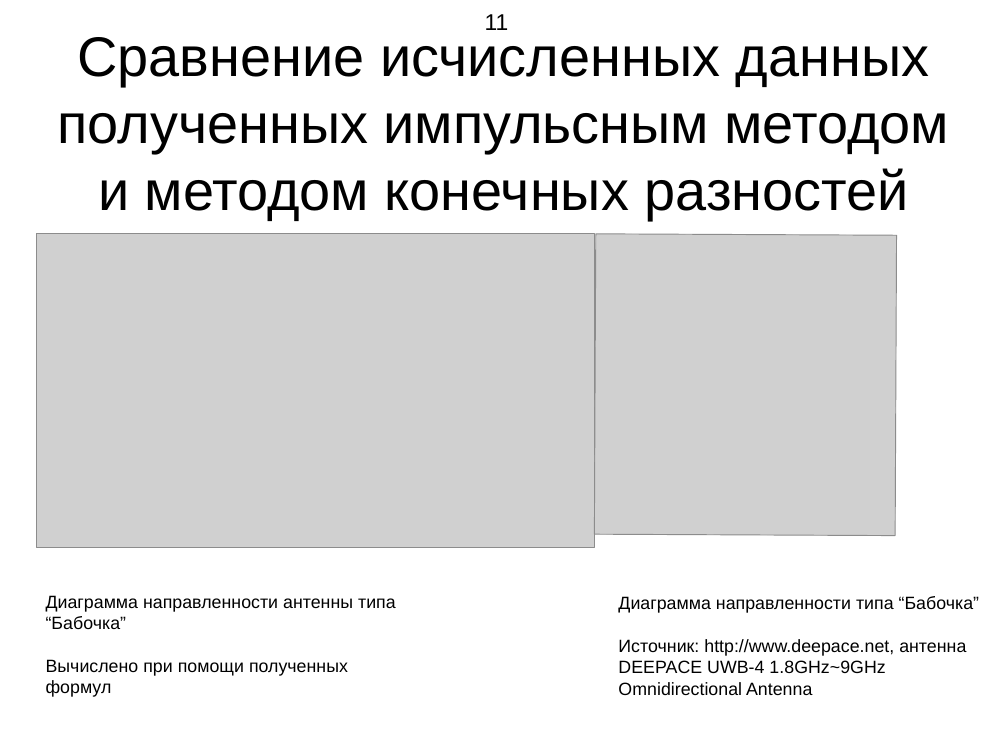
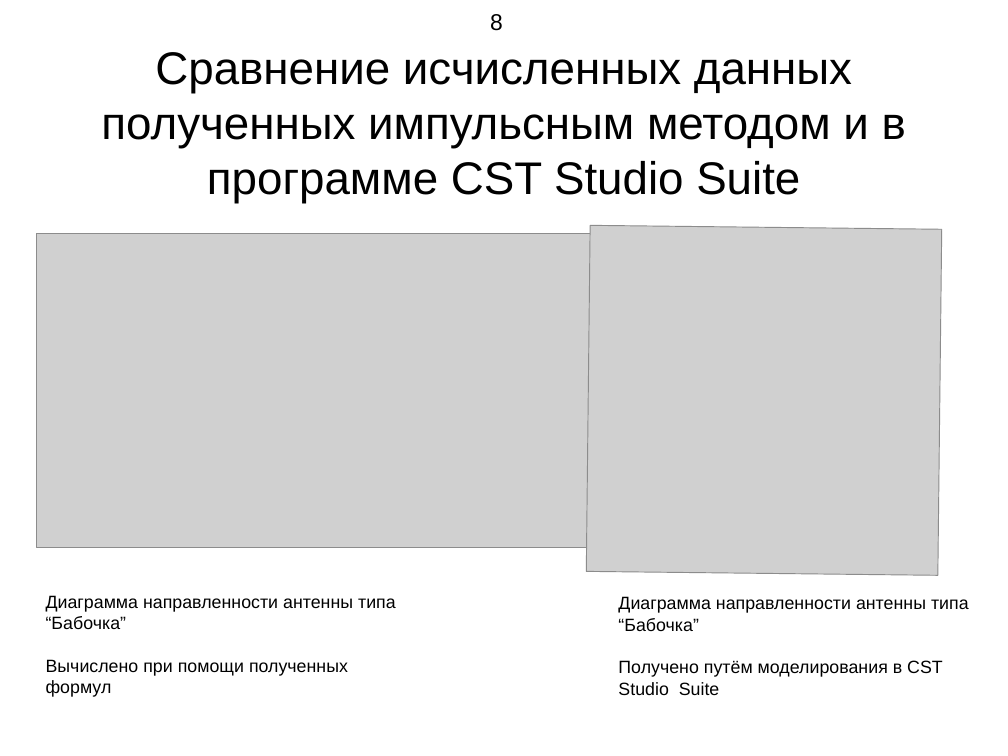
Before and after one commit to demanxd/Disser, a slide deck: slide 8 of Presentaition.odp (slide 11 before the commit). Drawn at 1008x756 pixels with LibreOffice and Linux fonts; fonts in the diff are those of the drawing; grey boxes stand for pictures. Boxes give left, top, right and bottom in pixels: in the first picture for what was removed or moved away, otherwise in the second. Text is boxed around its words. In the diff, an @@ line names an element or a change of style, - is before the commit and + after.

```diff
--- a/Presentaition.odp
+++ b/Presentaition.odp
@@ page number at bbox=[490, 14, 503, 31]: text changed @@
-11
+8
@@ title at bbox=[101, 52, 906, 203]: text changed; size 44 to 36 pt @@
-Сравнение исчисленных данных полученных импульсным методом и методом конечных разностей
+Сравнение исчисленных данных полученных импульсным методом и в программе CST Studio Suite
@@ picture at bbox=[586, 225, 942, 575]: rotation 90 to 270 degrees @@
@@ text at bbox=[618, 596, 969, 695]: text changed @@
-Диаграмма направленности типа “Бабочка”
-Источник: http://www.deepace.net, антенна DEEPACE UWB-4 1.8GHz~9GHz Omnidirectional Antenna
+Диаграмма направленности антенны типа “Бабочка”
+Получено путём моделирования в CST Studio Suite
```
Also in this commit, not shown: 4 other slides changed, 3 slides added, 6 slides removed, 10 other files.
